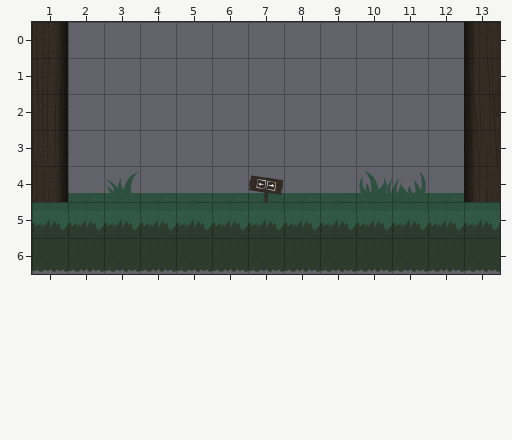
One commit to this Tiled map: game/1.tmx. Above, as it was before the edit.
Cells are 128x128 px. Shown: x 1..13, y 0..6.
The result:
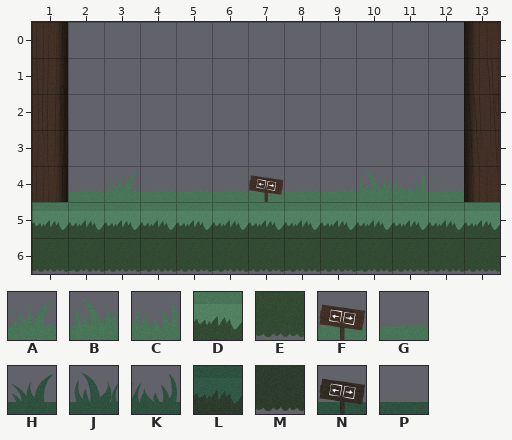
Key: from "Magic Forest": A 20, B 21, C 22, D 24, E 26, F 53, G 64; from "default": H 19, J 20, K 21, L 22, M 24, N 49, P 59.
_ is an empty cell.
Difference:
Layer "Tile Layer 1":
The edit turns tile H into tile A in row 4 at x 3.
The edit turns tile J into tile B in row 4 at x 10.
The edit turns tile K into tile C in row 4 at x 11.
The edit turns tile L into tile D in row 5 at x 1 to 13.
The edit turns tile M into tile E in row 6 at x 1 to 13.
The edit turns tile N into tile F in row 4 at x 7.
The edit turns tile P into tile G in row 4 at x 2, 4 to 6, 8 to 9 and 12.
Pixel boxes of the changes (left, top, right, bottom) in both pictures:
changed: (32, 166, 500, 272)
